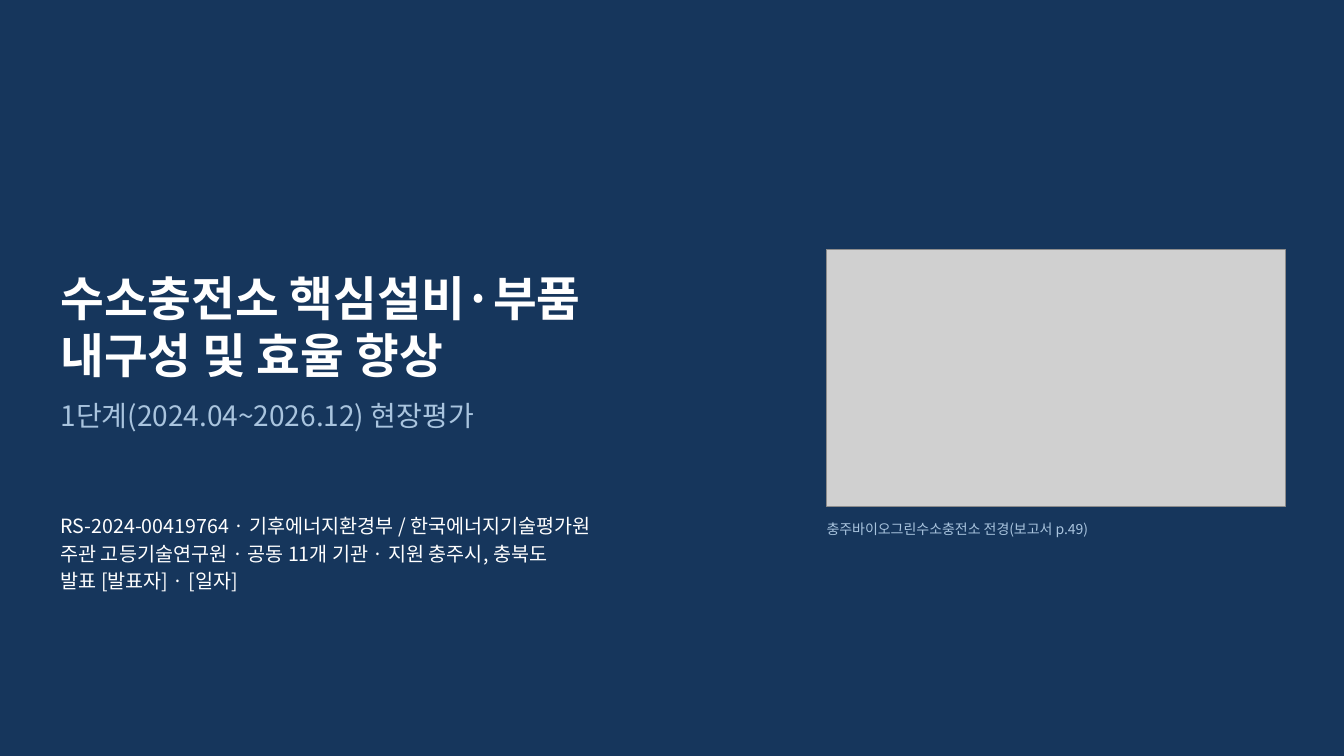
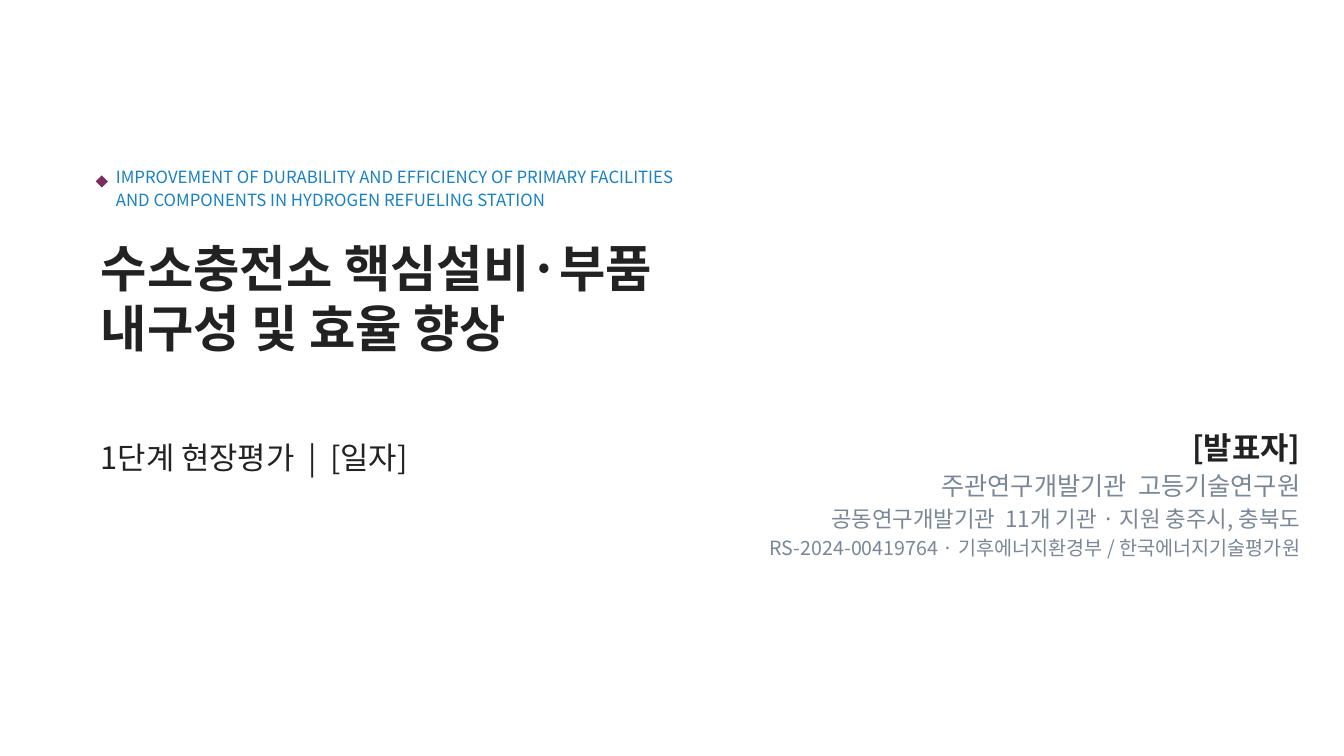
Before and after one commit to jungdw180-debug/h2, a slide deck: slide 1 of slides/1단계_단계평가_현장평가판.pptx. Drawn at 1344x756 pixels with LibreOffice and Linux fonts; fonts in the diff are those of the drawing; grey boxes stand for pictures; background and template pictures are left out. Boxes give left, top, right and bottom in pixels: in the first picture for what was removed or moved away, otherwise in the second. Text is boxed around its words. In the diff, an @@ line names an element or a change of style, - is before the commit and + after.

```diff
--- a/slides/1단계_단계평가_현장평가판.pptx
+++ b/slides/1단계_단계평가_현장평가판.pptx
@@ background #16365C to #FFFFFF @@
@@ diamond added at (x1=96, y1=175, x2=108, y2=188), fill #7A2E5E @@
@@ text added at (x1=116, y1=170, x2=673, y2=206), 12 pt, text #1981C1 @@
+IMPROVEMENT OF DURABILITY AND EFFICIENCY OF PRIMARY FACILITIES
+AND COMPONENTS IN HYDROGEN REFUELING STATION
@@ title "수소충전소 핵심설비·부품" moved from (x1=60, y1=276, x2=581, y2=378) to (x1=101, y1=244, x2=652, y2=352) @@
@@ title "수소충전소 핵심설비·부품" at (x1=101, y1=244, x2=652, y2=352): size 34 to 36 pt, text colour #FFFFFF to #222222; vertical alignment bottom to top @@
@@ picture removed at (x1=827, y1=250, x2=1286, y2=507) @@
@@ text at (x1=101, y1=443, x2=407, y2=475): text changed; size 20 to 22 pt; text colour #A9C4DE to #222222 @@
-1단계(2024.04~2026.12) 현장평가
+1단계 현장평가 | [일자]
@@ text added at (x1=770, y1=433, x2=1301, y2=557), 14 pt, text #7A8796 @@
+[발표자]
+주관연구개발기관 고등기술연구원
+공동연구개발기관 11개 기관 · 지원 충주시, 충북도
+RS-2024-00419764 · 기후에너지환경부 / 한국에너지기술평가원
@@ text removed at (x1=60, y1=516, x2=591, y2=592) @@
-RS-2024-00419764 · 기후에너지환경부 / 한국에너지기술평가원
-주관 고등기술연구원 · 공동 11개 기관 · 지원 충주시, 충북도
-발표 [발표자] · [일자]
@@ text removed at (x1=827, y1=522, x2=1089, y2=537) @@
-충주바이오그린수소충전소 전경(보고서 p.49)
```
Also in this commit, not shown: 10 other slides changed, 3 slides added, 1 slide removed, 6 other files.
